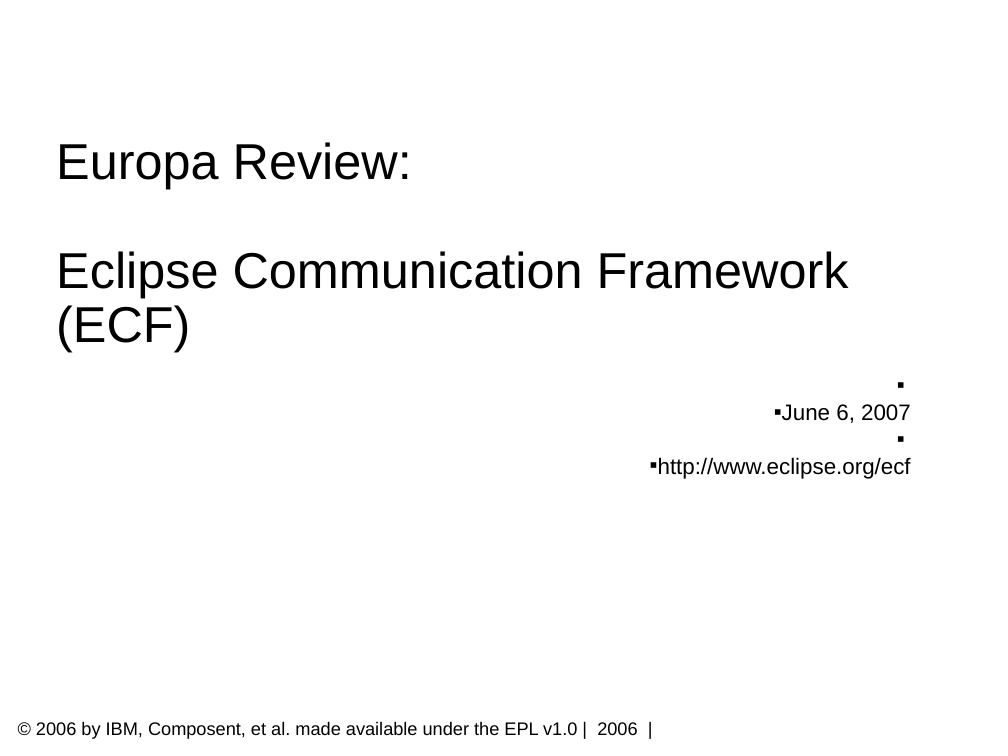
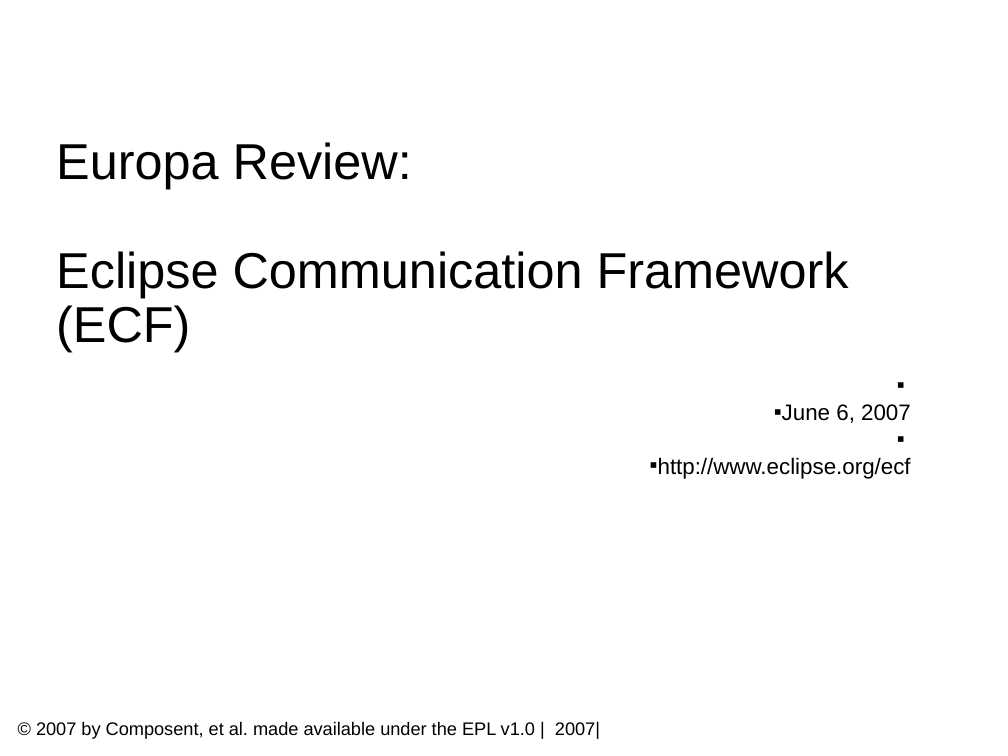
Before and after one commit to eclipse/ecf-website, a slide deck: slide 1 of reviews/ECF_Europa_Review.odp. Drawn at 1008x756 pixels with LibreOffice and Linux fonts; fonts in the diff are those of the drawing; background and template pictures are left out. Boxes give left, top, right and bottom in pixels: in the first picture for what was removed or moved away, otherwise in the second. Text is boxed around its words. In the diff, an @@ line names an element or a change of style, - is before the commit and + after.

Commit message:
Initial checkin of ECF Europa Review presentation files

```diff
--- a/reviews/ECF_Europa_Review.odp
+++ b/reviews/ECF_Europa_Review.odp
@@ text at (x1=36, y1=721, x2=600, y2=739): text changed @@
-© 2006 by IBM, Composent, et al. made available under the EPL v1.0 | 2006 |
+© 2007 by Composent, et al. made available under the EPL v1.0 | 2007|
```
Also in this commit, not shown: 4 other slides changed, 1 other file.
